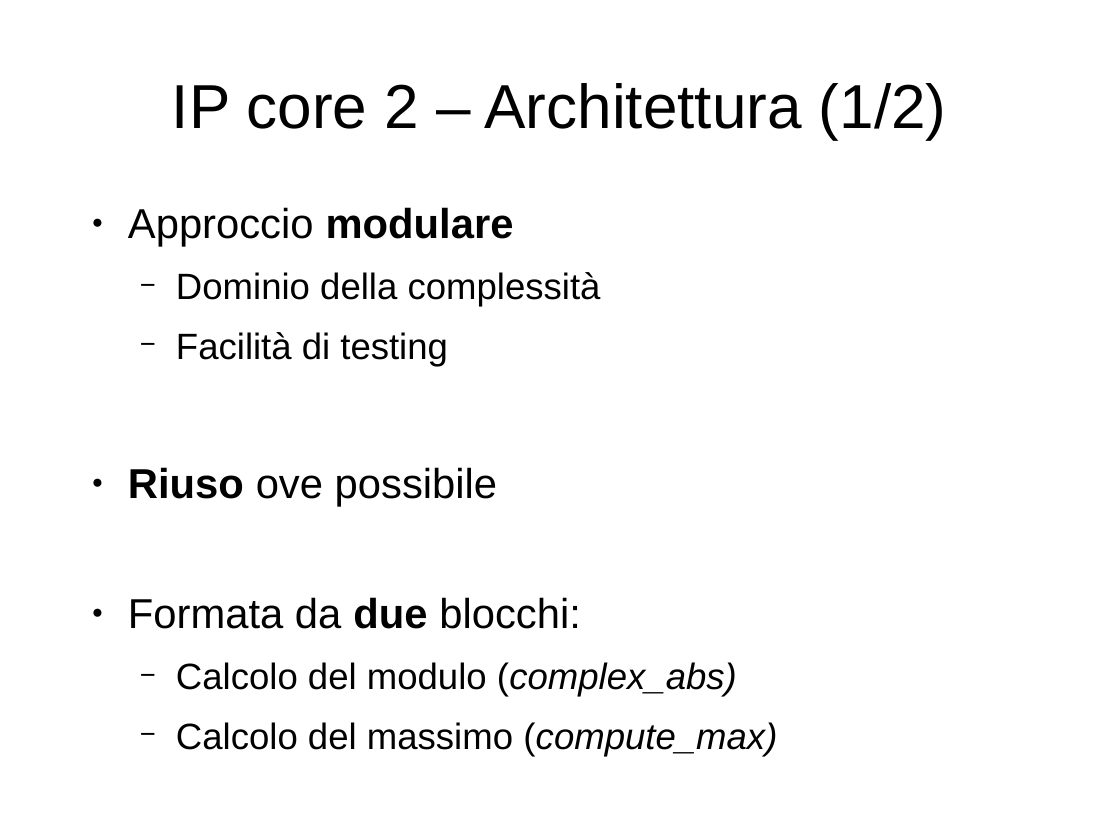
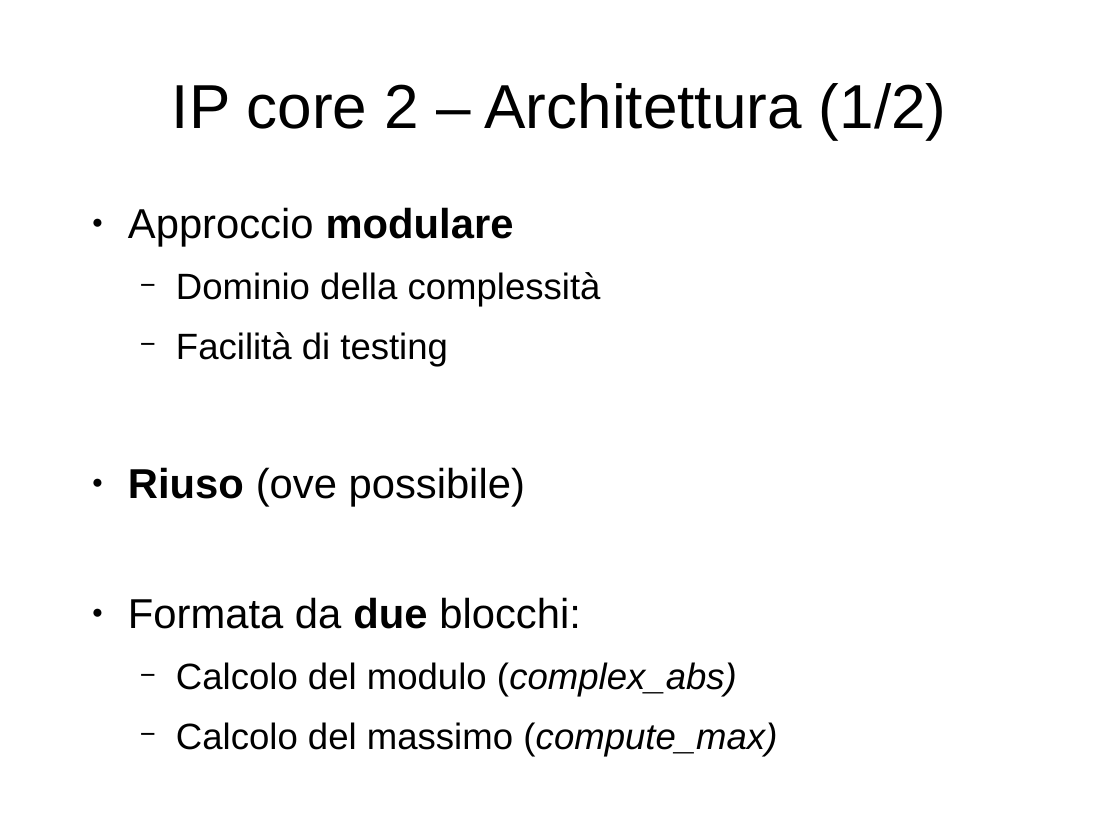
Before and after one commit to artic92/sistemi-embedded-task2, a slide deck: slide 5 of doc/presentazione.odp. Drawn at 1120x840 pixels with LibreOffice and Linux fonts; fonts in the diff are those of the drawing. Boxes give left, top, right and bottom in pixels: in the first picture for what was removed or moved away, otherwise in the second. Text is boxed around its words. In the diff, an @@ line names an element or a change of style, - is before the commit and + after.

```diff
--- a/doc/presentazione.odp
+++ b/doc/presentazione.odp
@@ text at <box>128,467,525,507</box>: text changed @@
-● Riuso ove possibile
+● Riuso (ove possibile)
```
Also in this commit, not shown: 4 other slides changed, 2 slides added, 1 slide removed, 4 other files.
